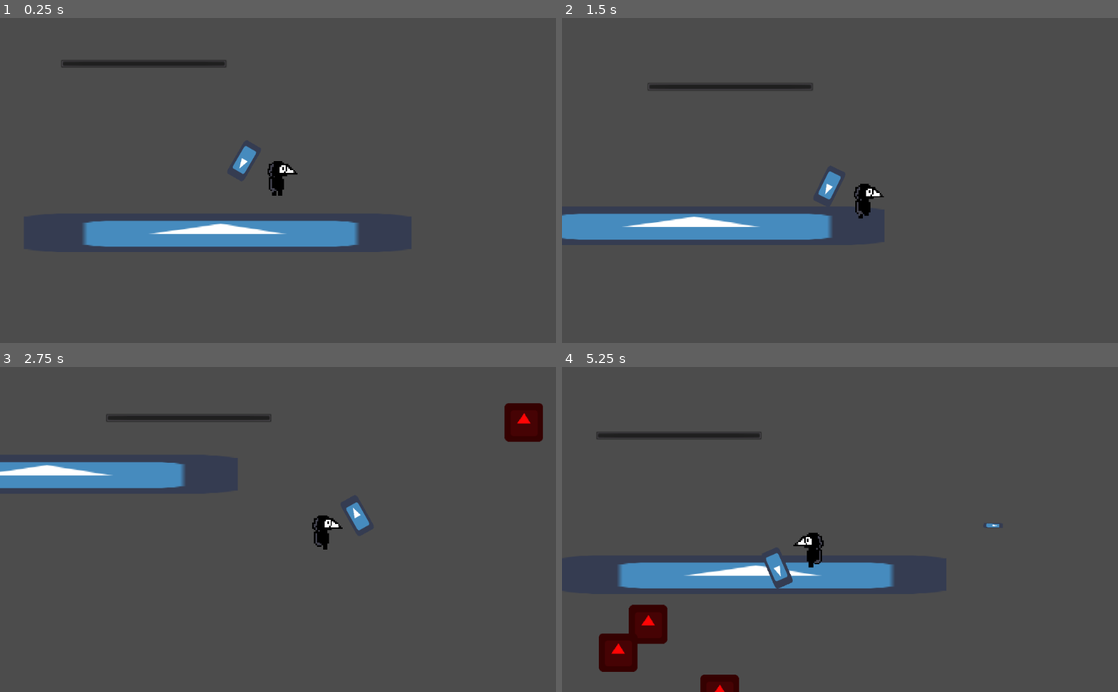
Above: before the commit, frames 1-4 (two rows, left to right).
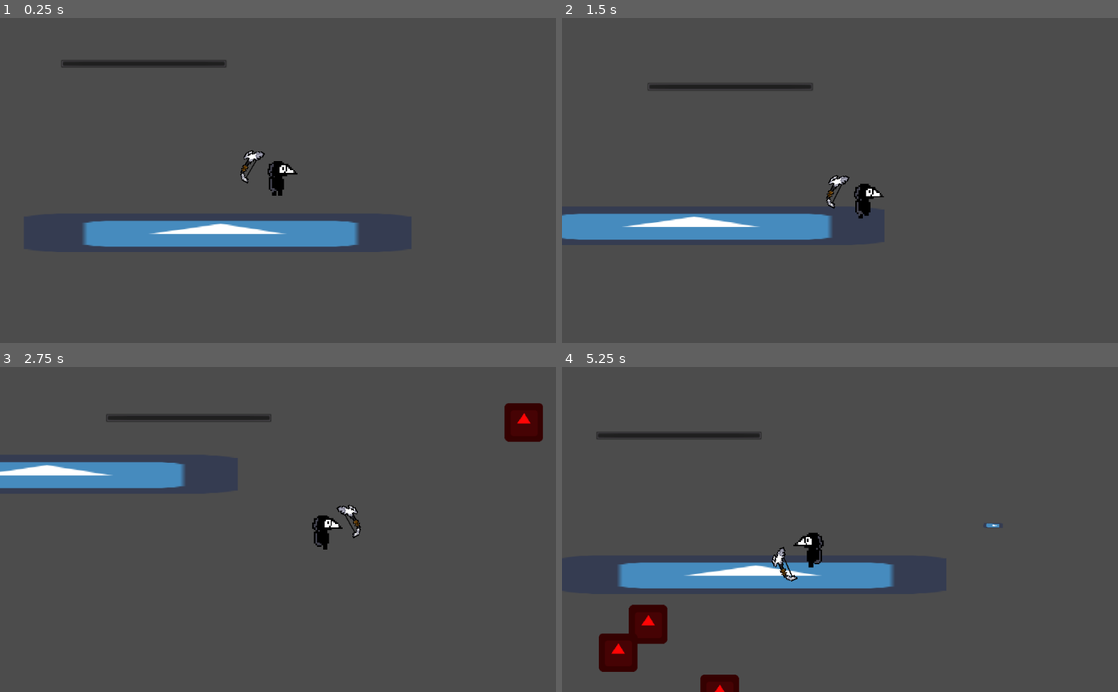
Above: after the commit, the same moments.

Repository: Takexin/Atividade-AC2-HG-3tri
Game: Godot game, scene res://scenes/main.tscn
The game is run twice, just before and just after one commit, with the same random seed, the same clock (stepped at 60 frames per second) and the same inputs. The engine's default icon, where the game draws it, is replaced by a stand-in: a white triangle on a blue panel in a dark square.
Inputs:
- Up to frame 1 (0.25 s): no input
- Up to frame 2 (1.5 s): tap Enter at 0.5 s; hold D (keyRight) 0.53-1.28 s; tap P (increaseSpeed) at 0.6, 1.35 s; hold S (keyDown) from 1.28 s (still down)
- Up to frame 3 (2.75 s): release S (keyDown) at 2.03 s; hold D (keyRight) from 2.03 s (still down); tap P (increaseSpeed) at 2.1 s
- Up to frame 4 (5.25 s): release D (keyRight) at 2.78 s; hold W (keyUp) 2.78-3.53 s; tap P (increaseSpeed) every 0.75 s from 2.85 to 5.1 s; hold A (keyLeft) 3.53-5.03 s; hold S (keyDown) from 5.03 s (still down)

The runs differ from the first frame. In frame 1, 0.3% of the frame differs, in the area x 41-48%, y 39-52%; in frame 2, 0.3%; in frame 3, 0.3%; in frame 4, 0.4%, in the area x 36-43%, y 55-69%.

Commit message:
adding bow rotation

Diff:
--- a/scenes/weakpons/bow.tscn
+++ b/scenes/weakpons/bow.tscn
@@ -1,6 +1,6 @@
 [gd_scene load_steps=4 format=2]
 
-[ext_resource path="res://icon.png" type="Texture" id=1]
+[ext_resource path="res://assets/images/bow.png" type="Texture" id=1]
 [ext_resource path="res://scripts/bowWeapon.gd" type="Script" id=2]
 
 [sub_resource type="RectangleShape2D" id=1]
@@ -12,7 +12,7 @@
 
 [node name="Sprite" type="Sprite" parent="."]
 position = Vector2( 65, 0 )
-scale = Vector2( 0.5, 1 )
+scale = Vector2( 2, 2 )
 texture = ExtResource( 1 )
 
 [node name="Area2D" type="Area2D" parent="."]
--- a/scripts/bowWeapon.gd
+++ b/scripts/bowWeapon.gd
@@ -27,6 +27,10 @@
 
 func _process(delta):
 	look_at(lookAtPos)
+	if(lookAtPos < player.position):
+		$Sprite.scale.y = -2
+	else:
+		$Sprite.scale.y = 2
 func lookAt(body: Node2D):
 	if body:
 		isLookingAt = true
Binary file added: assets/images/bow.png
Not shown, added: assets/images/bow.png.import
